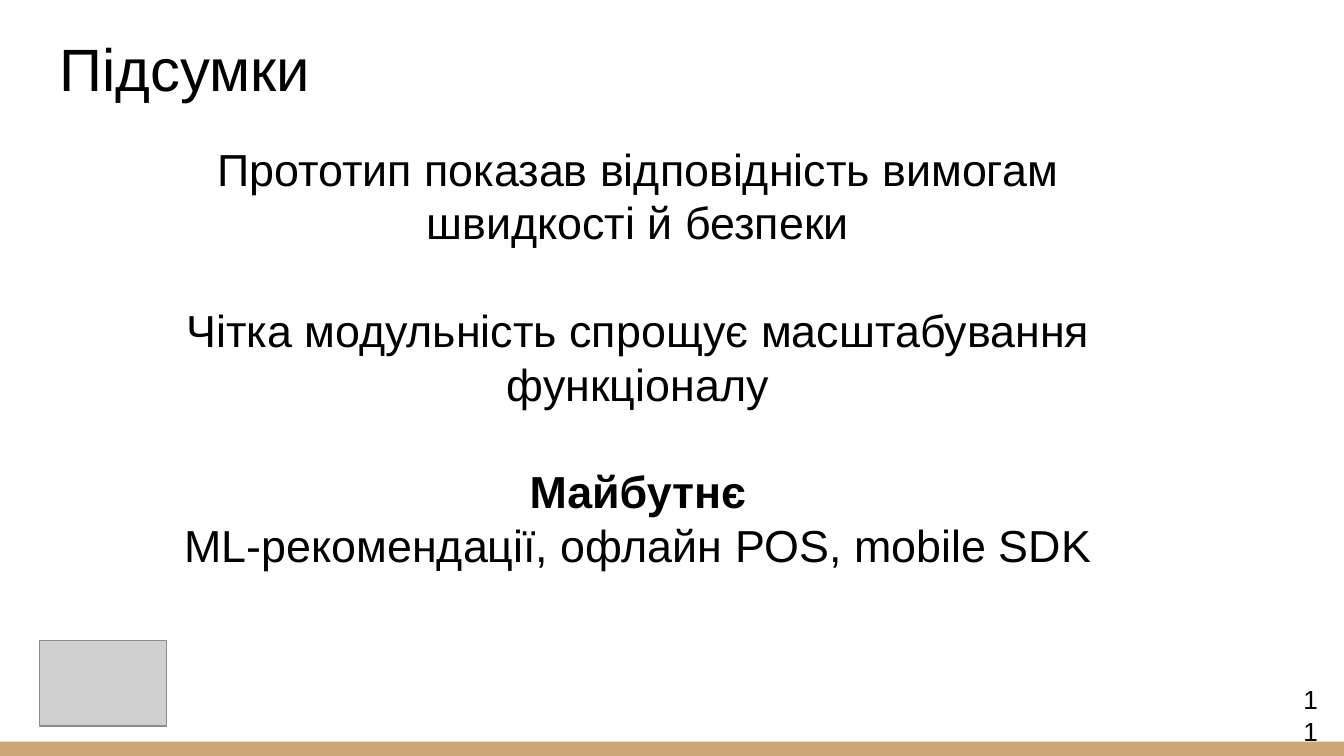
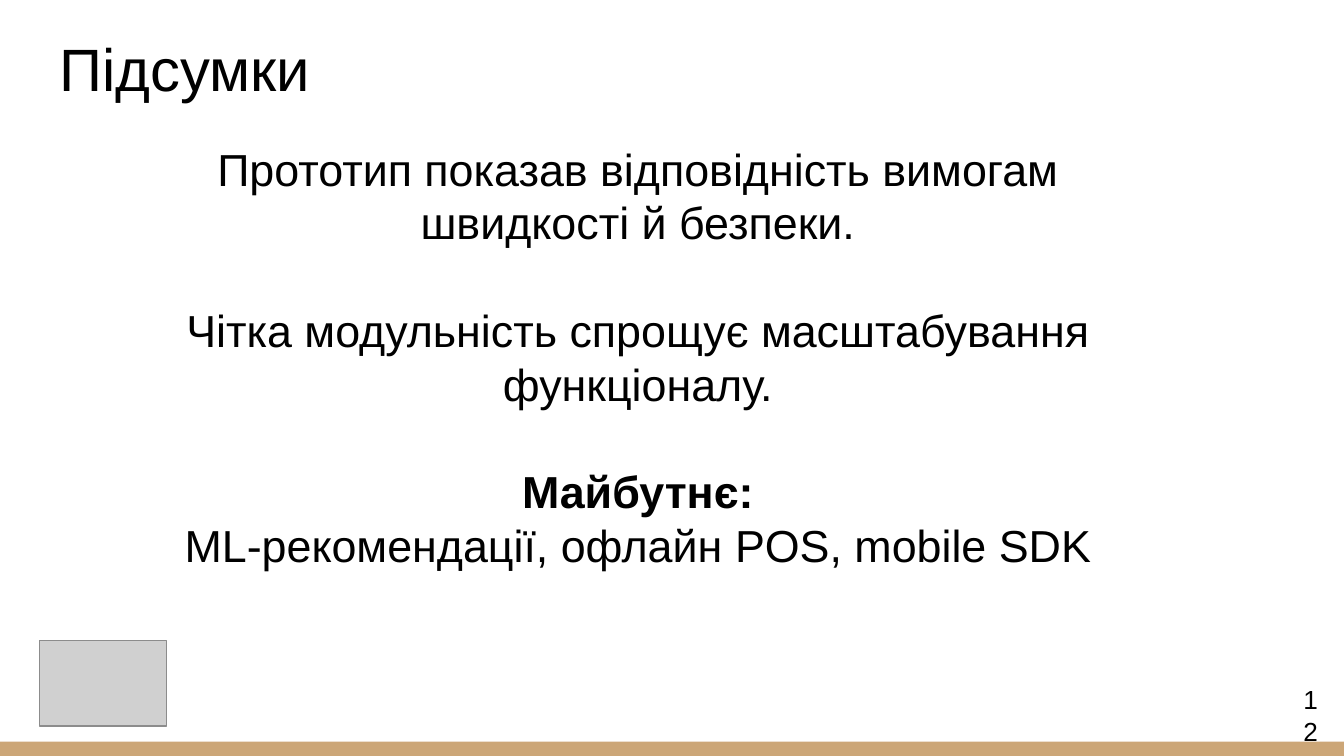
Before and after one commit to NurePakharenkoSerhii/2025_B_PI_PZPI-21-1_Pakharenko_S_O, a slide deck: slide 12 of 2025_Б_ПЗПІ-21-1_Пахаренко_С_О.pptx (slide 11 before the commit). Drawn at 1344x756 pixels with LibreOffice and Linux fonts; fonts in the diff are those of the drawing; grey boxes stand for pictures. Boxes give left, top, right and bottom in pixels: in the first picture for what was removed or moved away, otherwise in the second. Text is boxed around its words. In the diff, an @@ line names an element or a change of style, - is before the commit and + after.

```diff
--- a/2025_Б_ПЗПІ-21-1_Пахаренко_С_О.pptx
+++ b/2025_Б_ПЗПІ-21-1_Пахаренко_С_О.pptx
@@ text at [186,153,1089,517]: text changed @@
-Прототип показав відповідність вимогам швидкості й безпеки
-Чітка модульність спрощує масштабування функціоналу
-Майбутнє
+Прототип показав відповідність вимогам швидкості й безпеки.
+Чітка модульність спрощує масштабування функціоналу.
+Майбутнє:
@@ page number at [1290,677,1332,723]: text changed @@
-11
+12
```
Also in this commit, not shown: 8 other slides changed, 2 slides added, 1 slide removed.
